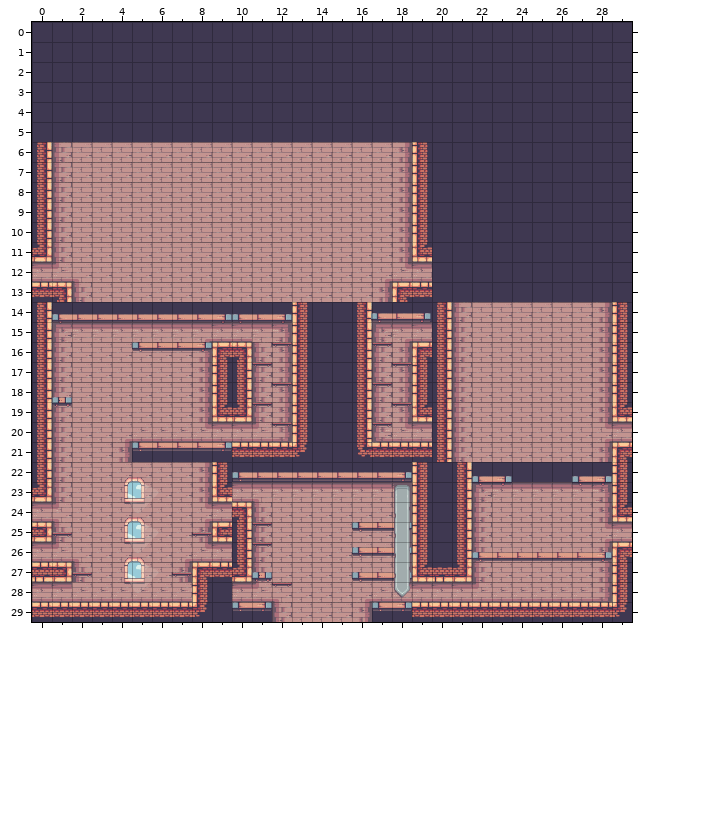
An edit to a level. Tiled map, world/maps/level_3.tmx. Above: the version before the commit.
Cells are 32x32 px. Shown: x 0..29, y 0..29.
New version:
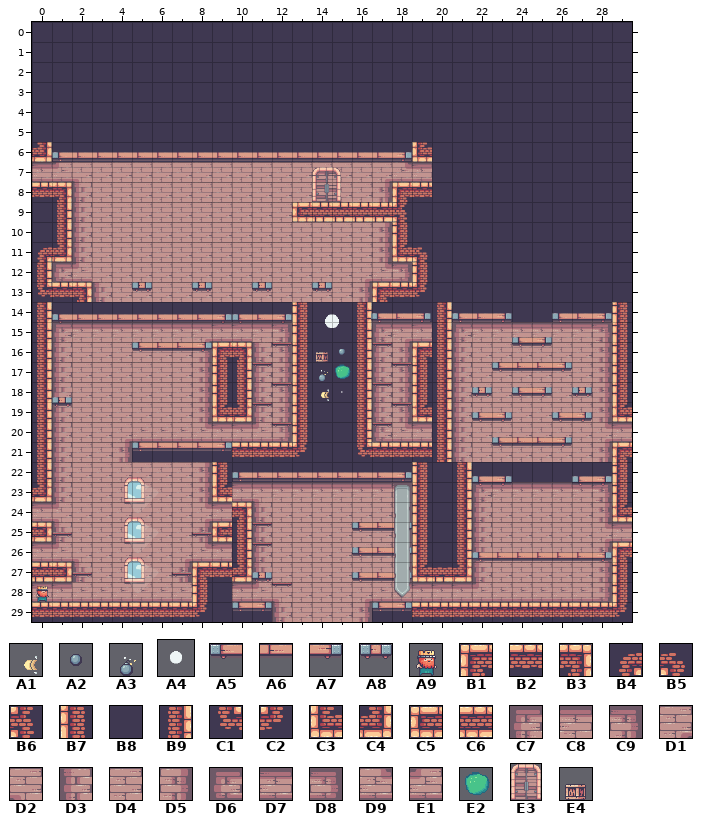
Key: from "character_cannonsnpigs": A1 5 "muzzle_flash", A2 8 "cannonball"; from "character_pigbomb": A3 26 "bomb_on"; from "common_items_bomb": A4 5 "boom"; from "gfx_castle_decorations": A5 9, A6 10, A7 11, A8 12; from "gfx_king": A9 0 "wait"; from "gfx_levels_castle_tiles": B1 0, B2 1, B3 2, B4 4, B5 5, B6 6, B7 12, B8 13, B9 14, C1 16, C2 17, C3 24, C4 26, C5 36, C6 37, C7 48, C8 49, C9 50, D1 52, D2 53, D3 60, D4 61, D5 62, D6 84, D7 85, D8 86, D9 88, E1 89; from "gfx_pig": E2 24 "poof"; from "levels_door": E3 0; from "pig_crate": E4 34 "crate".
__ is an empty cell.
Objects are placed by their top-left corner, in cells (3,4 is the top-left corner of cell 3,4); size is 1x1 cell unless given.
Edits made:
{"where": "layer \"lvl_3_bg\""}
{"y":6,"x":0,"old":"B9 D3 D4 D4 D4 D4 D4 D4 D4 D4 D4 D4 D4 D4 D4 D4 D4 D4 D5 B7","new":"C4 B8 B8 B8 B8 B8 B8 B8 B8 B8 B8 B8 B8 B8 B8 B8 B8 B8 B8 C3"}
{"y":7,"x":0,"old":"B9 D3 D4","new":"D7 E1 D2"}
{"y":7,"x":17,"old":"D4 D5 B7","new":"D1 D9 D7"}
{"y":8,"x":0,"old":"B9 D3 D4","new":"B2 B3 D3"}
{"y":8,"x":17,"old":"D4 D5 B7","new":"D5 B1 B2"}
{"y":9,"x":0,"old":"B9 D3 D4","new":"B8 B9 D3"}
{"y":9,"x":13,"old":"D4 D4 D4 D4 D4 D5 B7","new":"C5 C6 C6 C6 C6 B6 B8"}
{"y":10,"x":0,"old":"B9 D3 D4","new":"B8 B9 D3"}
{"y":10,"x":17,"old":"D4 D5 B7","new":"D5 B7 B8"}
{"y":11,"x":0,"old":"C4 D3 D4","new":"B4 C4 D3"}
{"y":11,"x":17,"old":"D4 D5 C3","new":"D5 C3 B5"}
{"y":12,"x":0,"old":"D7 E1 D2","new":"B9 D6 E1"}
{"y":12,"x":16,"old":"D4 D1 D9 D7","new":"D1 D9 D8 B7"}
{"y":13,"x":0,"old":"B2 B3 D3 D4","new":"C1 B2 B3 D3"}
{"y":13,"x":16,"old":"D4 D5 B1 B2","new":"D5 B1 B2 C2"}
{"y":14,"x":21,"old":"D3 D4 D4 D4 D4 D4 D4 D5","new":"B8 B8 B8 B8 B8 B8 B8 B8"}
{"y":15,"x":21,"old":"D3 D4 D4 D4 D4 D4 D4 D5","new":"C7 C8 C8 C8 C8 C8 C8 C9"}
{"where": "layer \"lvl_3_mood\""}
{"now": "A5 at 1,6.5"}
{"now": "A6 at 2,6.5"}
{"now": "A6 at 3,6.5"}
{"now": "A6 at 4,6.5"}
{"now": "A6 at 5,6.5"}
{"now": "A6 at 6,6.5"}
{"now": "A6 at 7,6.5"}
{"now": "A6 at 8,6.5"}
{"now": "A6 at 9,6.5"}
{"now": "A6 at 10,6.5"}
{"now": "A6 at 11,6.5"}
{"now": "A6 at 12,6.5"}
{"now": "A6 at 13,6.5"}
{"now": "A6 at 14,6.5"}
{"now": "A6 at 15,6.5"}
{"now": "A6 at 16,6.5"}
{"now": "A6 at 17,6.5"}
{"now": "A7 at 18,6.5"}
{"now": "E3 at 14,7.2 size 1.4x1.8"}
{"now": "A8 at 5,13"}
{"now": "A8 at 8,13"}
{"now": "A8 at 11,13"}
{"now": "A8 at 14,13"}
{"now": "A5 at 21,14.6"}
{"now": "A6 at 22,14.6"}
{"now": "A7 at 23,14.6"}
{"now": "A7 at 28,14.6"}
{"now": "A6 at 27,14.6"}
{"now": "A5 at 26,14.6"}
{"now": "A5 at 24,15.8"}
{"now": "A7 at 25,15.8"}
{"now": "A5 at 23,17"}
{"now": "A7 at 26,17"}
{"now": "A6 at 25,17"}
{"now": "A6 at 24,17"}
{"now": "A8 at 22,18.2"}
{"now": "A8 at 27,18.2"}
{"now": "A5 at 24,18.2"}
{"now": "A7 at 25,18.2"}
{"now": "A5 at 22,19.5"}
{"now": "A7 at 23,19.5"}
{"now": "A5 at 26,19.5"}
{"now": "A7 at 27,19.5"}
{"now": "A5 at 23,20.8"}
{"now": "A6 at 24,20.8"}
{"now": "A6 at 25,20.8"}
{"now": "A7 at 26,20.8"}
{"where": "layer \"lvl_3_obj\" (now shown)"}
{"now": "E4 \"crate_proto\" at 14,16"}
{"now": "A2 \"cannonball_proto\" at 15,16"}
{"now": "A4 \"boom_proto\" at 14,14 size 2x2"}
{"now": "A3 \"bomb_proto\" at 14,17"}
{"now": "E2 \"pigpoof_proto\" at 15,17"}
{"now": "A1 \"cannonmuzzle_proto\" at 14,18"}
{"now": "A9 \"king\" at 0,28"}
